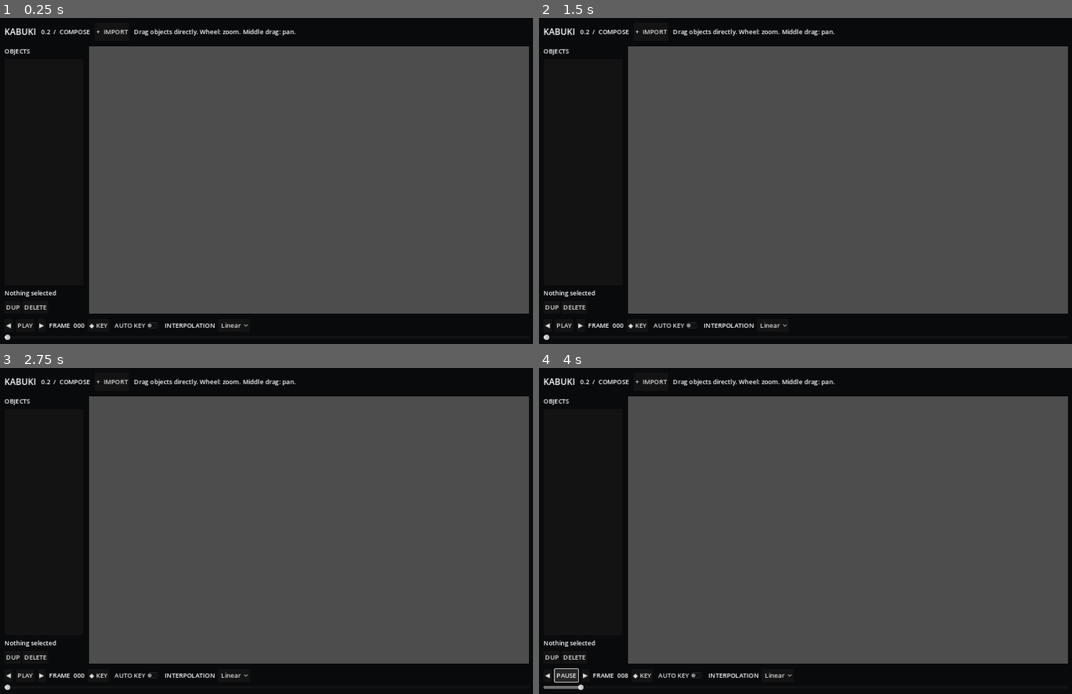
Above: before the commit, frames 1-4 (two rows, left to right).
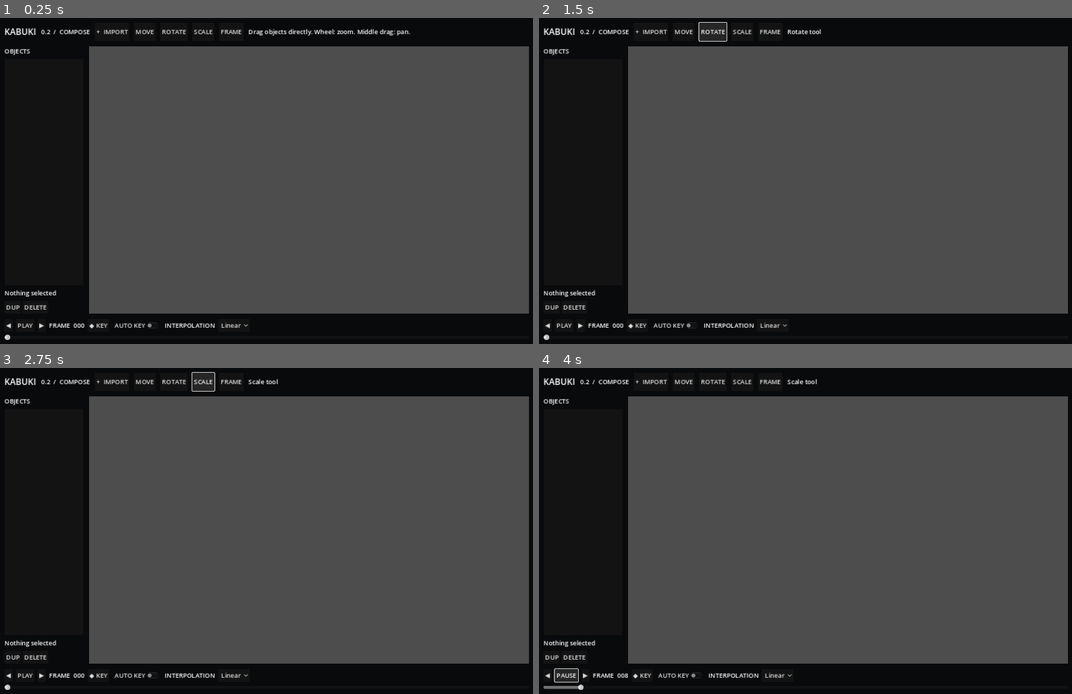
Above: after the commit, the same moments.

Repository: Onnevan/Kabuki
Game: Godot game, scene res://editor/main.tscn
Same seed, same stepped clock (60 frames per second), same inputs: the game is played once before the commit and once after it.
Inputs (mouse positions are in pixels of both pictures, inside the frame that each line leads up to):
- Up to frame 1 (0.25 s): no input
- Up to frame 2 (1.5 s): click (682, 31) at 0.5 s, where only the run after the commit has a clickable "MOVE"; click (714, 31) at 1.25 s, where only the run after the commit has a clickable "ROTATE"
- Up to frame 3 (2.75 s): click (202, 381) at 2 s, where only the run after the commit has a clickable "SCALE"
- Up to frame 4 (4 s): click (768, 381) at 2.75 s, where only the run after the commit has a clickable "FRAME"; click "PLAY" at 3.5 s

The runs differ from the first frame. In frame 1, 0.6% of the frame differs, in the area x 25-77%, y 3-6%; in frame 2, 0.6%, in the area x 25-56%, y 1-8%; in frame 3, 0.5%; in frame 4, 0.3%.
Error before the commit: Attempt to call function 'setup' in base 'null instance' on a null instance. (res://editor/main.gd:29)

Commit message:
Wire 3D camera rig and transform gizmo into workspace

Diff:
--- a/editor/main.tscn
+++ b/editor/main.tscn
@@ -1,6 +1,8 @@
-[gd_scene load_steps=2 format=3]
+[gd_scene load_steps=4 format=3]
 
 [ext_resource path="res://editor/main.gd" type="Script" id="1"]
+[ext_resource path="res://editor/editor_camera_rig.gd" type="Script" id="2"]
+[ext_resource path="res://editor/transform_gizmo.gd" type="Script" id="3"]
 
 [node name="Main" type="Control"]
 layout_mode=3
@@ -31,6 +33,14 @@
 text="0.2  /  COMPOSE"
 [node name="Import" type="Button" parent="TopBar"]
 text="+  IMPORT"
+[node name="MoveTool" type="Button" parent="TopBar"]
+text="MOVE"
+[node name="RotateTool" type="Button" parent="TopBar"]
+text="ROTATE"
+[node name="ScaleTool" type="Button" parent="TopBar"]
+text="SCALE"
+[node name="FrameSelected" type="Button" parent="TopBar"]
+text="FRAME"
 [node name="Status" type="Label" parent="TopBar"]
 unique_name_in_owner=true
 text="Drag objects directly. Wheel: zoom. Middle drag: pan."
@@ -72,6 +82,12 @@
 render_target_update_mode=4
 [node name="WorldRoot" type="Node3D" parent="ViewportContainer/SceneViewport"]
 unique_name_in_owner=true
+[node name="EditorCameraRig" type="Node3D" parent="ViewportContainer/SceneViewport"]
+unique_name_in_owner=true
+script=ExtResource("2")
+[node name="TransformGizmo" type="Node3D" parent="ViewportContainer/SceneViewport"]
+unique_name_in_owner=true
+script=ExtResource("3")
 [node name="Camera3D" type="Camera3D" parent="ViewportContainer/SceneViewport"]
 unique_name_in_owner=true
 position=Vector3(0,0,3)
@@ -118,6 +134,10 @@
 filters=PackedStringArray("*.png ; PNG Images")
 
 [connection signal="pressed" from="TopBar/Import" to="." method="_on_import_pressed"]
+[connection signal="pressed" from="TopBar/MoveTool" to="." method="_on_tool_move_pressed"]
+[connection signal="pressed" from="TopBar/RotateTool" to="." method="_on_tool_rotate_pressed"]
+[connection signal="pressed" from="TopBar/ScaleTool" to="." method="_on_tool_scale_pressed"]
+[connection signal="pressed" from="TopBar/FrameSelected" to="." method="_on_frame_selected_pressed"]
 [connection signal="file_selected" from="FileDialog" to="." method="_on_file_selected"]
 [connection signal="item_selected" from="LeftPanel/ObjectList" to="." method="_on_object_selected"]
 [connection signal="pressed" from="LeftPanel/Actions/Duplicate" to="." method="_on_duplicate_pressed"]
